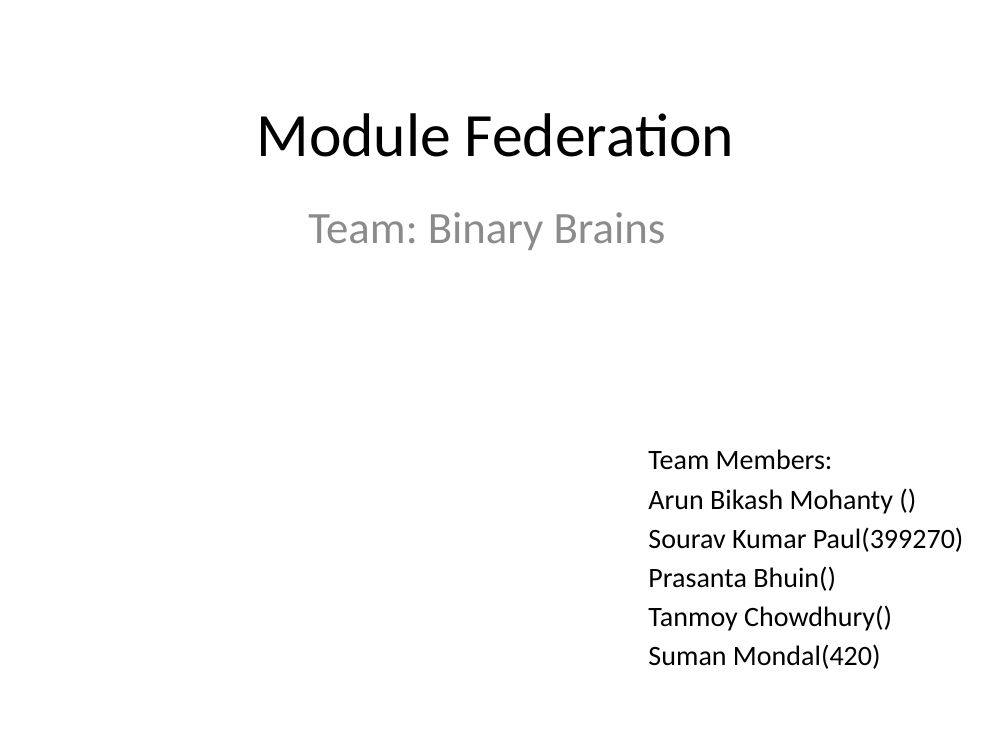
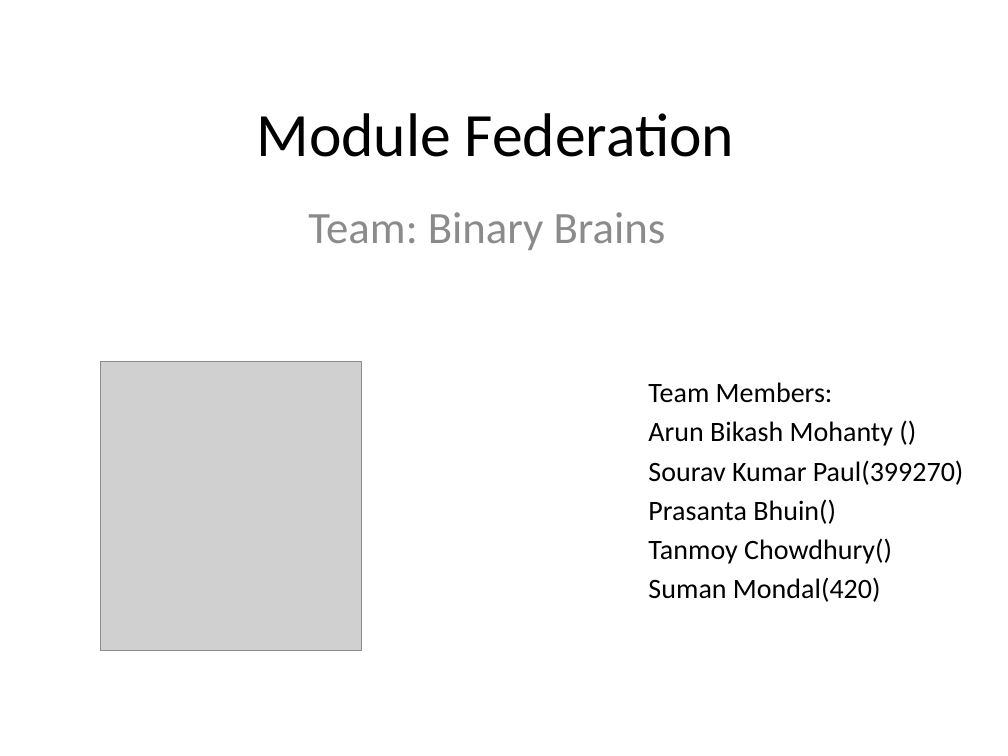
Before and after one commit to gitoutofbox/Module-federation-devex, a slide deck: slide 1 of Module-federation-web-coomponent.pptx. Drawn at 1008x756 pixels with LibreOffice and Linux fonts; fonts in the diff are those of the drawing; grey boxes stand for pictures. Boxes give left, top, right and bottom in pixels: in the first picture for what was removed or moved away, otherwise in the second. Text is boxed around its words. In the diff, an @@ line names an element or a change of style, - is before the commit and + after.

Commit message:
update deck

```diff
--- a/Module-federation-web-coomponent.pptx
+++ b/Module-federation-web-coomponent.pptx
@@ picture added at (x1=101, y1=361, x2=362, y2=650) @@
@@ text "Team Members:" moved from (x1=648, y1=449, x2=964, y2=669) to (x1=648, y1=382, x2=964, y2=602) @@
```
